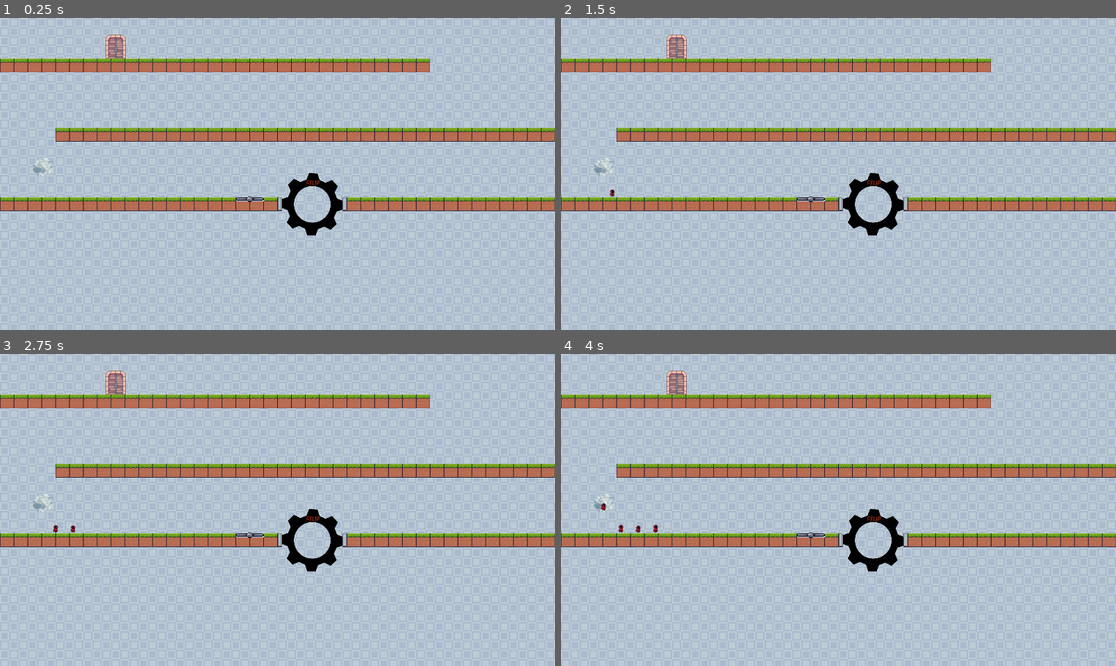
Above: before the commit, frames 1-4 (two rows, left to right).
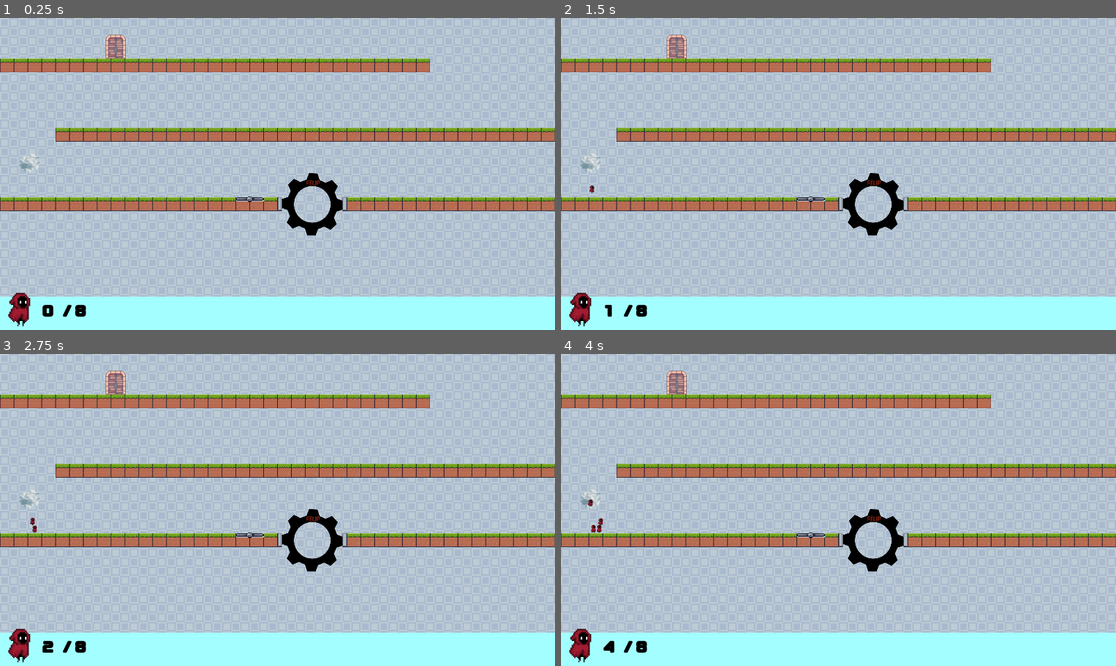
Above: after the commit, the same moments.

Repository: Nuno-Jesus/FEUP-DDJD-Escape-Engines
Game: Godot game, scene res://scenes/main.tscn
Two runs of this game, one before a commit and one after it. Both use one fixed random seed, a clock stepped at 60 frames per second and the inputs below.
Inputs (mouse positions are in pixels of both pictures, inside the frame that each line leads up to):
- Up to frame 1 (0.25 s): no input
- Up to frame 2 (1.5 s): tap Enter at 0.5 s; move the mouse to (960, 158) at 0.52 s; click (960, 158) at 0.67 s; move the mouse to (727, 189) at 1.27 s; click (727, 189) at 1.42 s
- Up to frame 3 (2.75 s): tap Space at 2 s; move the mouse to (333, 441) at 2.02 s; click (333, 441) at 2.17 s
- Up to frame 4 (4 s): tap Enter at 2.75 s; move the mouse to (810, 572) at 2.77 s; click (810, 572) at 2.92 s; move the mouse to (1005, 556) at 3.52 s; click (1005, 556) at 3.67 s

The runs differ from the first frame. In frame 1, 11% of the frame differs, in the area x 0-100%, y 43-100%; in frame 2, 11%; in frame 3, 11%; in frame 4, 11%.

Commit message:
Working on the HUD

Diff:
--- /dev/null
+++ b/pp/scenes/hud.tscn
@@ -0,0 +1,56 @@
+[gd_scene load_steps=4 format=3 uid="uid://bgd5dq8dt4rk7"]
+
+[ext_resource type="Script" path="res://scripts/hud.gd" id="1_ss5hf"]
+[ext_resource type="Texture2D" uid="uid://bx2y6iuw38dfp" path="res://art/player/walk/walk_01.png" id="1_vgvyx"]
+[ext_resource type="FontFile" uid="uid://b1ya3qpy408dm" path="res://fonts/Xolonium-Regular.ttf" id="2_1icu5"]
+
+[node name="HUD" type="CanvasLayer"]
+script = ExtResource("1_ss5hf")
+
+[node name="ColorRect" type="ColorRect" parent="."]
+anchors_preset = 15
+anchor_right = 1.0
+anchor_bottom = 1.0
+offset_top = 965.0
+grow_horizontal = 2
+grow_vertical = 2
+color = Color(0.639216, 1, 1, 1)
+
+[node name="PlayerCount" type="Node" parent="."]
+
+[node name="Button" type="Sprite2D" parent="PlayerCount"]
+z_index = 1
+texture_filter = 1
+position = Vector2(73, 993)
+scale = Vector2(4.46875, 4.60156)
+texture = ExtResource("1_vgvyx")
+
+[node name="Count" type="Label" parent="PlayerCount"]
+offset_left = 98.0
+offset_top = 948.0
+offset_right = 234.0
+offset_bottom = 1079.0
+theme_override_colors/font_color = Color(0, 0, 0, 1)
+theme_override_constants/shadow_offset_x = 0
+theme_override_constants/shadow_offset_y = 0
+theme_override_constants/outline_size = 15
+theme_override_constants/shadow_outline_size = 0
+theme_override_constants/line_spacing = 0
+theme_override_fonts/font = ExtResource("2_1icu5")
+theme_override_font_sizes/font_size = 50
+text = "11"
+horizontal_alignment = 1
+vertical_alignment = 1
+
+[node name="Needed" type="Label" parent="PlayerCount"]
+offset_left = 191.0
+offset_top = 948.0
+offset_right = 327.0
+offset_bottom = 1079.0
+theme_override_colors/font_color = Color(0, 0, 0, 1)
+theme_override_constants/outline_size = 15
+theme_override_fonts/font = ExtResource("2_1icu5")
+theme_override_font_sizes/font_size = 50
+text = "/ 8"
+horizontal_alignment = 1
+vertical_alignment = 1
--- a/pp/scenes/level.tscn
+++ b/pp/scenes/level.tscn
@@ -580,8 +580,7 @@
 frame_progress = 0.947023
 
 [node name="PlayerSpawner" parent="." instance=ExtResource("3_l4x8n")]
-position = Vector2(98, 477)
-player_ammount = 10
+position = Vector2(53, 463)
 
 [node name="Exit" parent="." instance=ExtResource("4_fjads")]
 z_index = -1
--- a/pp/scenes/main.tscn
+++ b/pp/scenes/main.tscn
@@ -1,7 +1,8 @@
-[gd_scene load_steps=3 format=3 uid="uid://c7iqs72qxwva4"]
+[gd_scene load_steps=4 format=3 uid="uid://c7iqs72qxwva4"]
 
 [ext_resource type="Texture2D" uid="uid://bnpt2k1lbvnv6" path="res://art/backgrounds/Blue.png" id="1_r686e"]
 [ext_resource type="PackedScene" uid="uid://bf86ov45lre5y" path="res://scenes/level.tscn" id="2_a8ir8"]
+[ext_resource type="PackedScene" uid="uid://bgd5dq8dt4rk7" path="res://scenes/hud.tscn" id="2_dxgju"]
 
 [node name="main" type="Node"]
 
@@ -16,4 +17,6 @@
 texture = ExtResource("1_r686e")
 stretch_mode = 1
 
+[node name="HUD" parent="." instance=ExtResource("2_dxgju")]
+
 [node name="Level" parent="." instance=ExtResource("2_a8ir8")]
--- a/pp/scenes/player.tscn
+++ b/pp/scenes/player.tscn
@@ -49,7 +49,7 @@
 input_pickable = true
 script = ExtResource("1_dpf8g")
 gravity = 10
-speed = 60
+speed = 10
 
 [node name="AnimatedSprite2D" type="AnimatedSprite2D" parent="."]
 sprite_frames = SubResource("SpriteFrames_4md7n")
@@ -60,3 +60,5 @@
 position = Vector2(-1, 3)
 scale = Vector2(1, 0.988332)
 shape = SubResource("RectangleShape2D_ohub6")
+
+[connection signal="input_event" from="." to="." method="_on_input_event"]
--- a/pp/scenes/spawner.tscn
+++ b/pp/scenes/spawner.tscn
@@ -7,6 +7,7 @@
 [node name="PlayerSpawner" type="Node2D"]
 script = ExtResource("1_evswd")
 player_scene = ExtResource("2_77ytv")
+player_ammount = 10
 
 [node name="SpawnTimer" type="Timer" parent="."]
 autostart = true
--- /dev/null
+++ b/pp/scripts/hud.gd
@@ -0,0 +1,17 @@
+extends CanvasLayer
+
+var currPlayerCount = 0
+var curr_player_count_node
+
+# Called when the node enters the scene tree for the first time.
+func _ready():
+	$PlayerCount/Count.text = str(currPlayerCount)
+	curr_player_count_node = get_node("PlayerCount").get_node("Count")
+
+func _updatePlayers(playerCount):
+	currPlayerCount = str(playerCount)
+	$PlayerCount/Count.text = currPlayerCount
+
+# Called every frame. 'delta' is the elapsed time since the previous frame.
+func _process(delta):
+	pass
--- a/pp/scripts/player.gd
+++ b/pp/scripts/player.gd
@@ -27,11 +27,10 @@
 		$AnimatedSprite2D.flip_h = false
 
 
-## Check if the player has been clicked on
-#func _on_RigidBody2D_input_event( viewport: Node, event: InputEvent, shape_idx: int ):
-	#if (event is InputEventMouseButton && event.pressed):
-		#print("Clicked")
-
+func _on_input_event(viewport, event, shape_idx):
+	## Check if the player has been clicked on
+	if (event is InputEventMouseButton && event.pressed):
+		print("Clicked")
 
 
 # On top of the platform
--- a/pp/scripts/spawner.gd
+++ b/pp/scripts/spawner.gd
@@ -6,9 +6,13 @@
 var spawned_players = 0
 var spawn_offset = Vector2(50, 50)
 
+var main_node
+var hud_node
 
 func _ready():
 	$SpawnTimer.start()
+	main_node = get_parent().get_parent()
+	hud_node = main_node.get_node("HUD")
 
 func _on_spawner_timer_timeout():
 	if spawned_players >= player_ammount:
@@ -18,4 +22,8 @@
 	var player = player_scene.instantiate()
 	player.position += spawn_offset
 	spawned_players += 1
+
+	# update HUD
+	hud_node._updatePlayers(spawned_players)
+
 	add_child(player)
Not shown: 1 places in pp/scenes/level.tscn that only renumber resources
